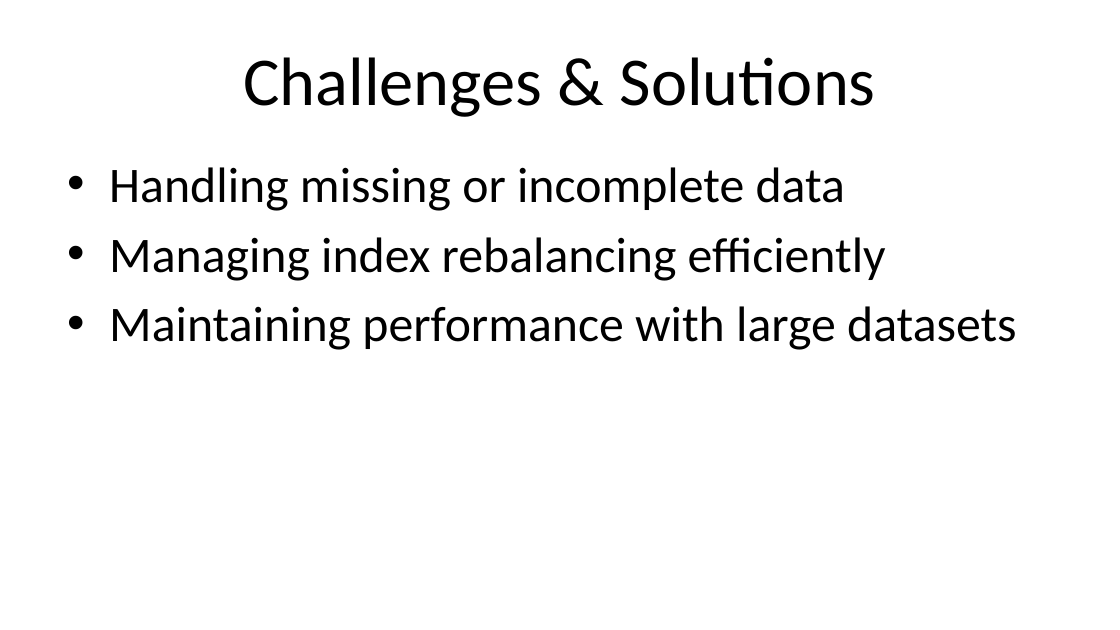
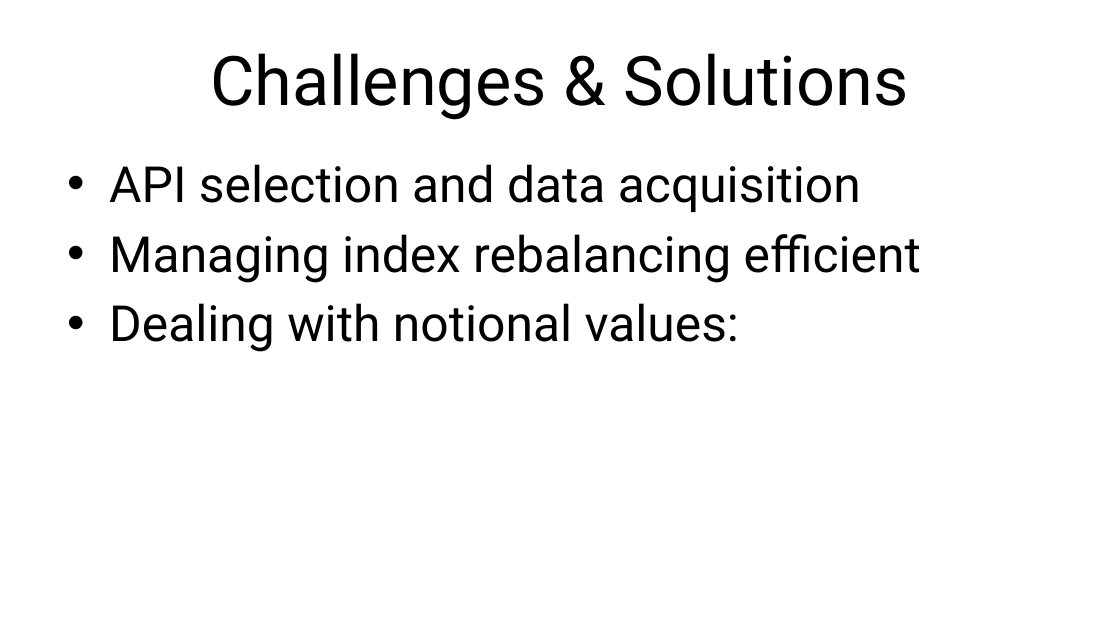
Before and after one commit to anuj-2001/us-stocks-viz, a slide deck: slide 7 of assignment.pptx (slide 8 before the commit). Drawn at 1120x630 pixels with LibreOffice and Linux fonts; fonts in the diff are those of the drawing. Boxes give left, top, right and bottom in pixels: in the first picture for what was removed or moved away, otherwise in the second. Text is boxed around its words. In the diff, an @@ line names an element or a change of style, - is before the commit and + after.

```diff
--- a/assignment.pptx
+++ b/assignment.pptx
@@ title "Challenges & Solutions" at box(210, 53, 908, 120): font Calibri to Roboto @@
@@ text at box(109, 164, 921, 352): text changed; font Calibri to Roboto @@
-• Handling missing or incomplete data
-• Managing index rebalancing efficiently
-• Maintaining performance with large datasets
+• API selection and data acquisition
+• Managing index rebalancing efficient
+• Dealing with notional values:
```
Also in this commit, not shown: 6 other slides changed, 1 slide removed, 2 other files.
